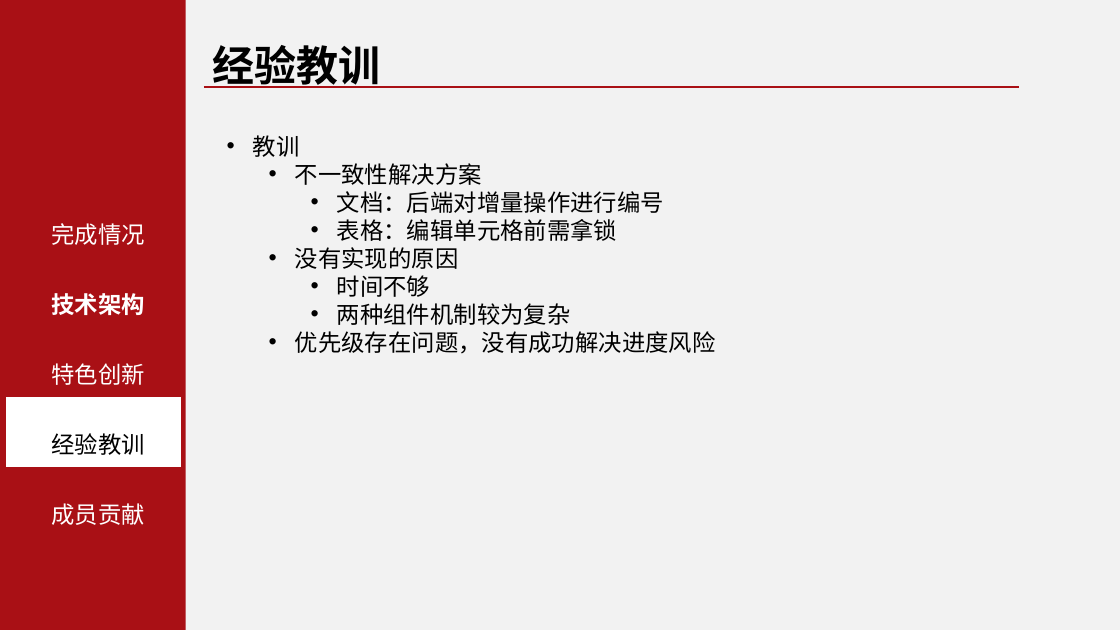
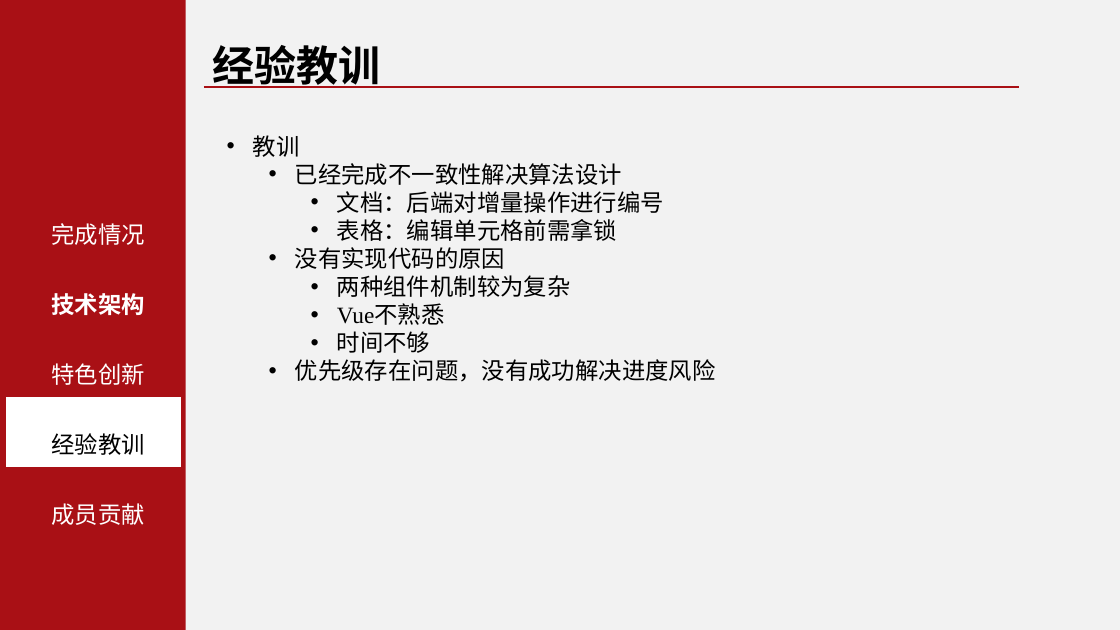
Before and after one commit to SE3330-Group12/syDoc, a slide deck: slide 12 of document/水源文档——答辩.pptx. Drawn at 1120x630 pixels with LibreOffice and Linux fonts; fonts in the diff are those of the drawing; background and template pictures are left out. Boxes give left, top, right and bottom in pixels: in the first picture for what was removed or moved away, otherwise in the second. Text is boxed around its words. In the diff, an @@ line names an element or a change of style, - is before the commit and + after.

```diff
--- a/document/水源文档——答辩.pptx
+++ b/document/水源文档——答辩.pptx
@@ text at (295, 163, 622, 185): text changed @@
-  • 不一致性解决方案
+  • 已经完成不一致性解决算法设计
@@ text at (295, 247, 571, 325): text changed @@
-  • 没有实现的原因
+  • 没有实现代码的原因
+    • 两种组件机制较为复杂
+    • Vue不熟悉
@@ text at (337, 303, 571, 325): paragraph removed @@
-    • 两种组件机制较为复杂
```
Also in this commit, not shown: 6 other slides changed, 4 other files.
